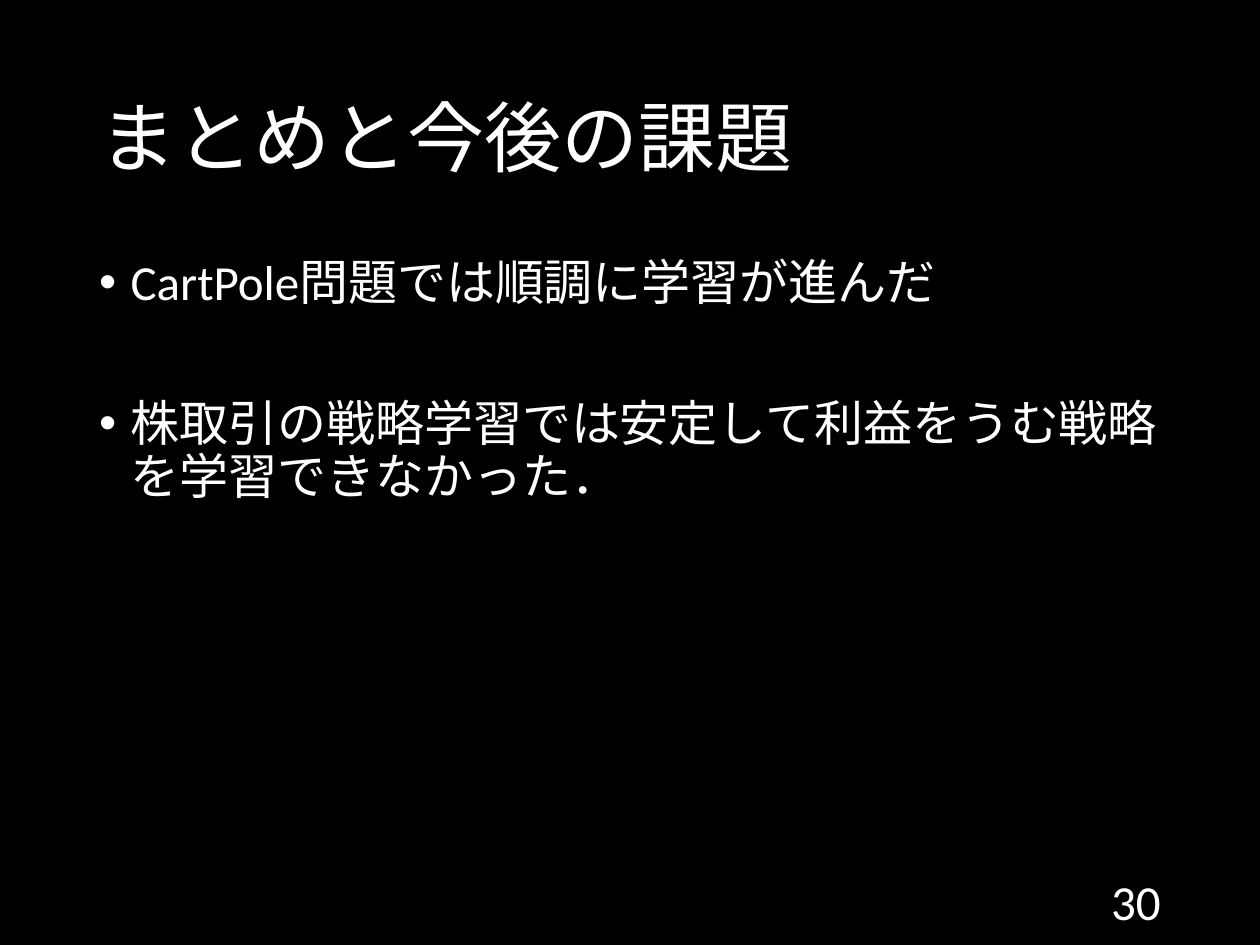
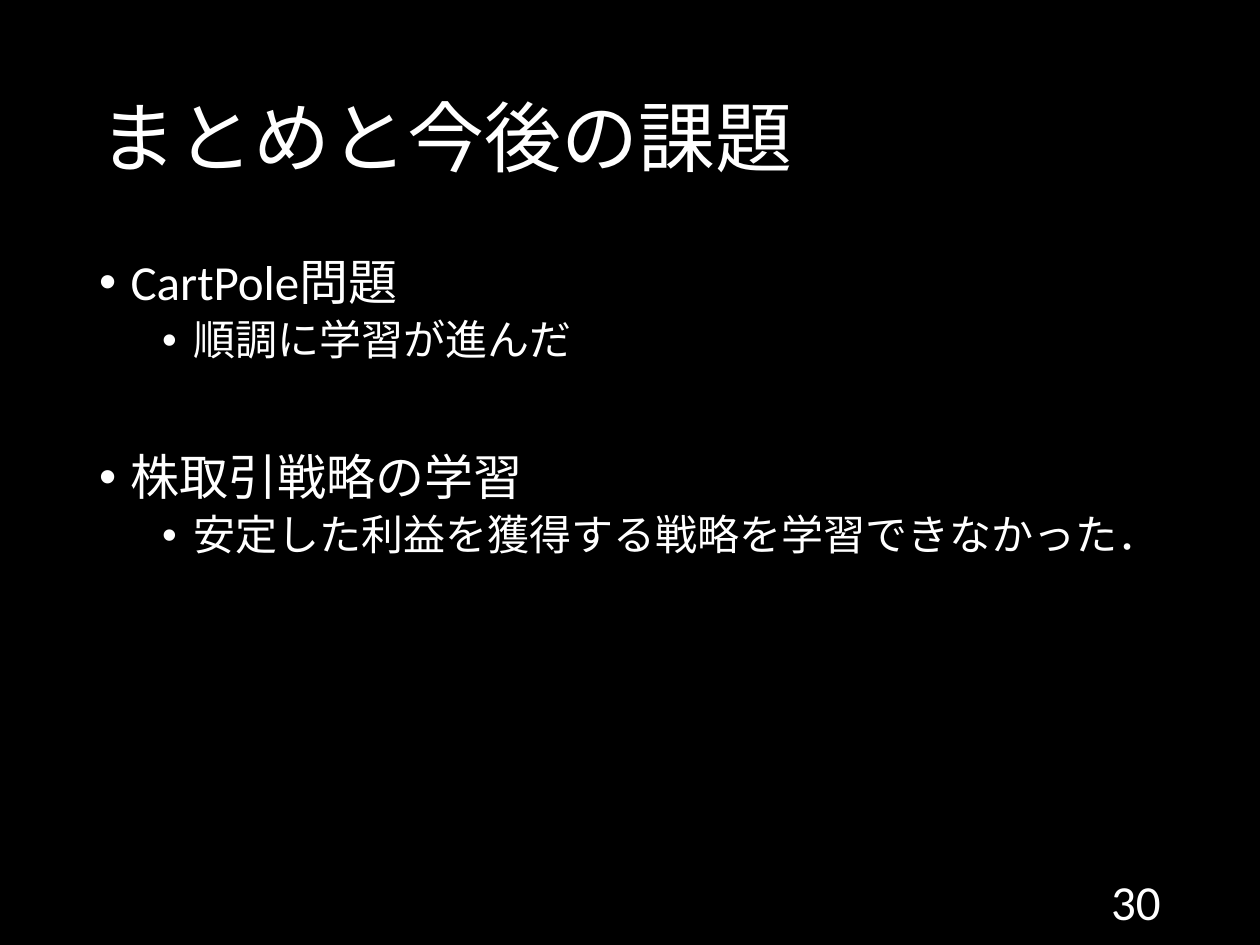
Before and after one commit to 1g-hub/ozeki, a slide deck: slide 30 of B3/情報工学実験II_発表資料.pptx. Drawn at 1260x945 pixels with LibreOffice and Linux fonts; fonts in the diff are those of the drawing. Boxes give left, top, right and bottom in pixels: in the first picture for what was removed or moved away, otherwise in the second. Text is boxed around its words. In the diff, an @@ line names an element or a change of style, - is before the commit and + after.

```diff
--- a/B3/情報工学実験II_発表資料.pptx
+++ b/B3/情報工学実験II_発表資料.pptx
@@ text at [131, 261, 1160, 554]: text changed; size 28 to 24 pt @@
-• CartPole問題では順調に学習が進んだ
-• 株取引の戦略学習では安定して利益をうむ戦略を学習できなかった．
+• CartPole問題
+  • 順調に学習が進んだ
+• 株取引戦略の学習
+  • 安定した利益を獲得する戦略を学習できなかった．
```
Also in this commit, not shown: 11 other slides changed.
